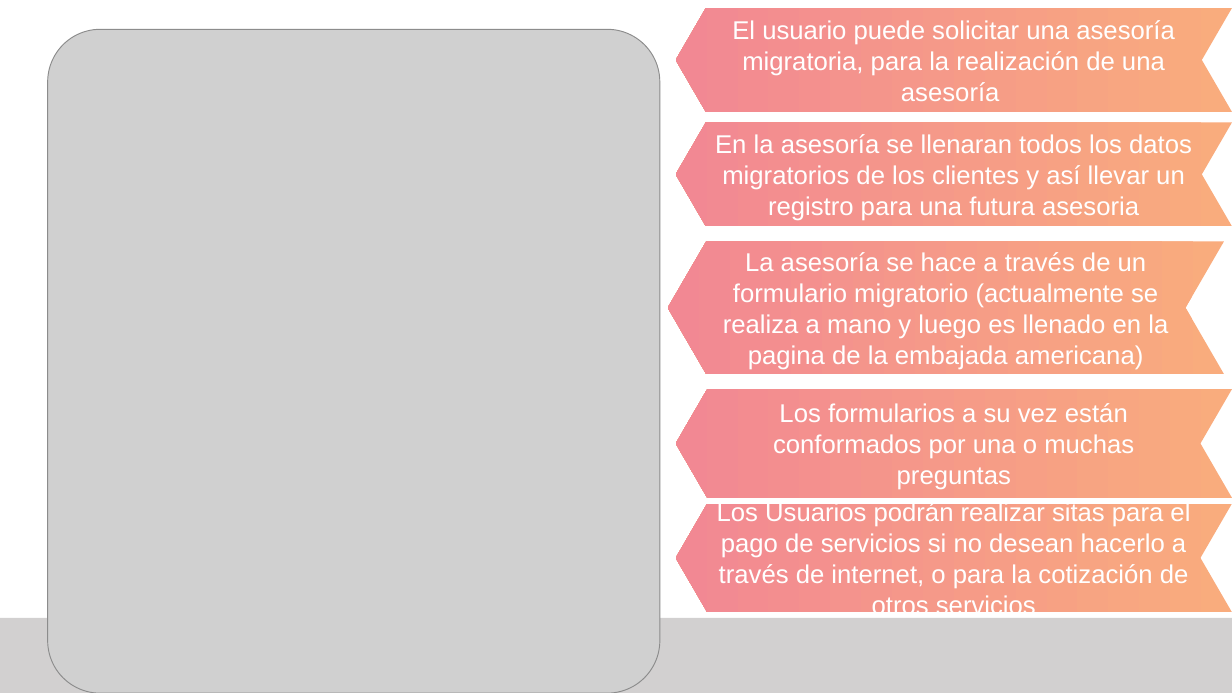
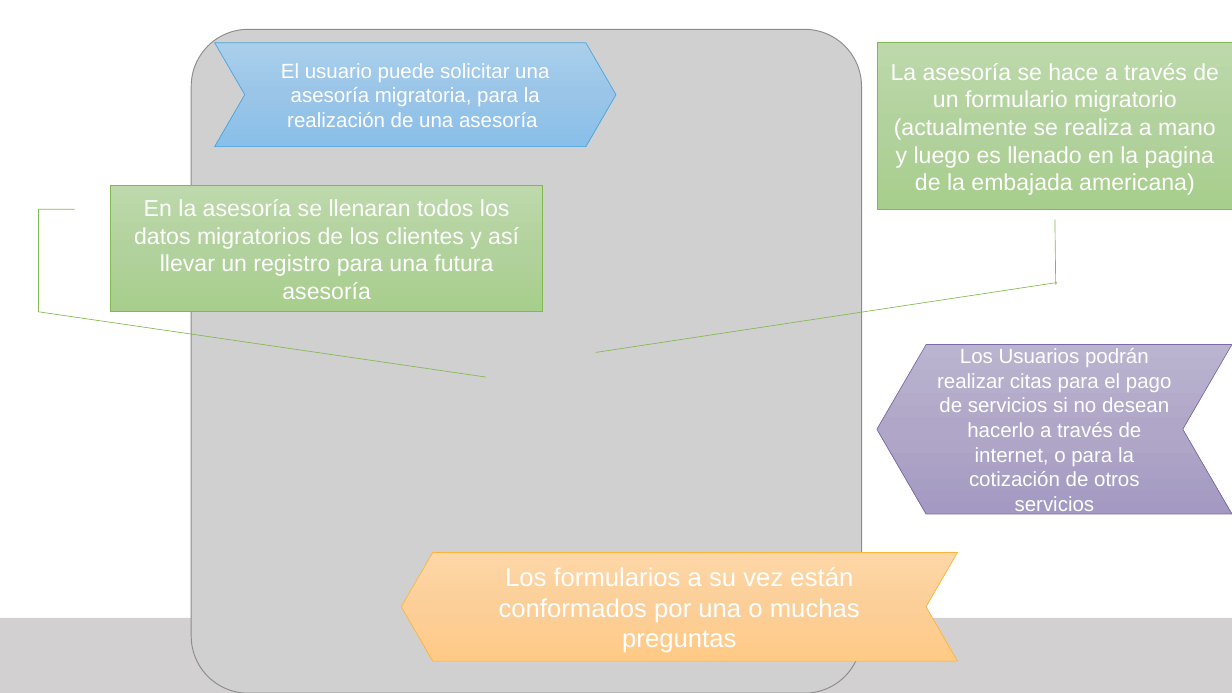
Before and after one commit to AbiPineda/SistemaAgencia, a slide deck: slide 8 of Documentacion/Base de Datos - Agencia de Viajes.pptx. Drawn at 1232x693 pixels with LibreOffice and Linux fonts; fonts in the diff are those of the drawing; grey boxes stand for pictures. Boxes give left, top, right and bottom in pixels: in the first picture for what was removed or moved away, otherwise in the second. Text is boxed around its words. In the diff, an @@ line names an element or a change of style, - is before the commit and + after.

```diff
--- a/Documentacion/Base de Datos - Agencia de Viajes.pptx
+++ b/Documentacion/Base de Datos - Agencia de Viajes.pptx
@@ picture: place and size @@
-picture at [48,30,661,693]
+picture at [191,30,862,693]
@@ chevron "El usuario puede solicitar una ...": place and size @@
-chevron "El usuario puede solicitar una ..." at [676,8,1232,112]
+chevron "El usuario puede solicitar una ..." at [214,43,616,146]
@@ chevron "El usuario puede solicitar una ..." at [214,43,616,146]: size 20 to 16 pt; fill gradient #F9AC7D to #F28893 to gradient #AACFED to #9CC6E9 to #89BFE9; outline none to #46A4DB 0.5 pt; mirrored @@
@@ border callout "La asesoría se hace a ...": place and size @@
-border callout "La asesoría se hace a ..." at [668,241,1225,374]
+border callout "La asesoría se hace a ..." at [878,43,1232,210]
@@ border callout "La asesoría se hace a ..." at [878,43,1232,210]: size 20 to 18 pt; chevron to border callout; fill gradient #F9AC7D to #F28893 to gradient #BED9AB to #B3D29E to #A7CF8C; outline none to #81B94F 0.5 pt; mirrored @@
@@ border callout "En la asesoría se llenaran ...": place and size @@
-border callout "En la asesoría se llenaran ..." at [676,123,1232,226]
+border callout "En la asesoría se llenaran ..." at [111,186,543,312]
@@ border callout "En la asesoría se llenaran ..." at [111,186,543,312]: chevron to border callout; fill gradient #F9AC7D to #F28893 to gradient #BED9AB to #B3D29E to #A7CF8C; outline none to #81B94F 0.5 pt; mirrored @@
@@ text in border callout at [134,199,519,299]: text changed; size 20 to 18 pt @@
-En la asesoría se llenaran todos los datos migratorios de los clientes y así llevar un registro para una futura asesoria
+En la asesoría se llenaran todos los datos migratorios de los clientes y así llevar un registro para una futura asesoría
@@ chevron "Los Usuarios podrán realizar citas ...": place and size @@
-chevron "Los Usuarios podrán realizar citas ..." at [676,504,1232,613]
+chevron "Los Usuarios podrán realizar citas ..." at [877,345,1232,514]
@@ chevron "Los Usuarios podrán realizar citas ..." at [877,345,1232,514]: fill gradient #F9AC7D to #F28893 to gradient #BCB4D0 to #B0A8C8 to #A499C2; outline none to #7C69A8 0.5 pt @@
@@ text in chevron at [937,348,1172,516]: text changed; size 20 to 16 pt @@
-Los Usuarios podrán realizar sitas para el pago de servicios si no desean hacerlo a través de internet, o para la cotización de otros servicios
+Los Usuarios podrán realizar citas para el pago de servicios si no desean hacerlo a través de internet, o para la cotización de otros servicios
@@ chevron "Los formularios a su vez ...": place and size @@
-chevron "Los formularios a su vez ..." at [676,389,1232,498]
+chevron "Los formularios a su vez ..." at [401,553,958,662]
@@ chevron "Los formularios a su vez ..." at [401,553,958,662]: fill gradient #F9AC7D to #F28893 to gradient #FED8A7 to #FDD098 to #FFCA86; outline none to #F9B439 0.5 pt @@
```
Also in this commit, not shown: 7 other slides changed, 2 slides added, 3 slides removed.
